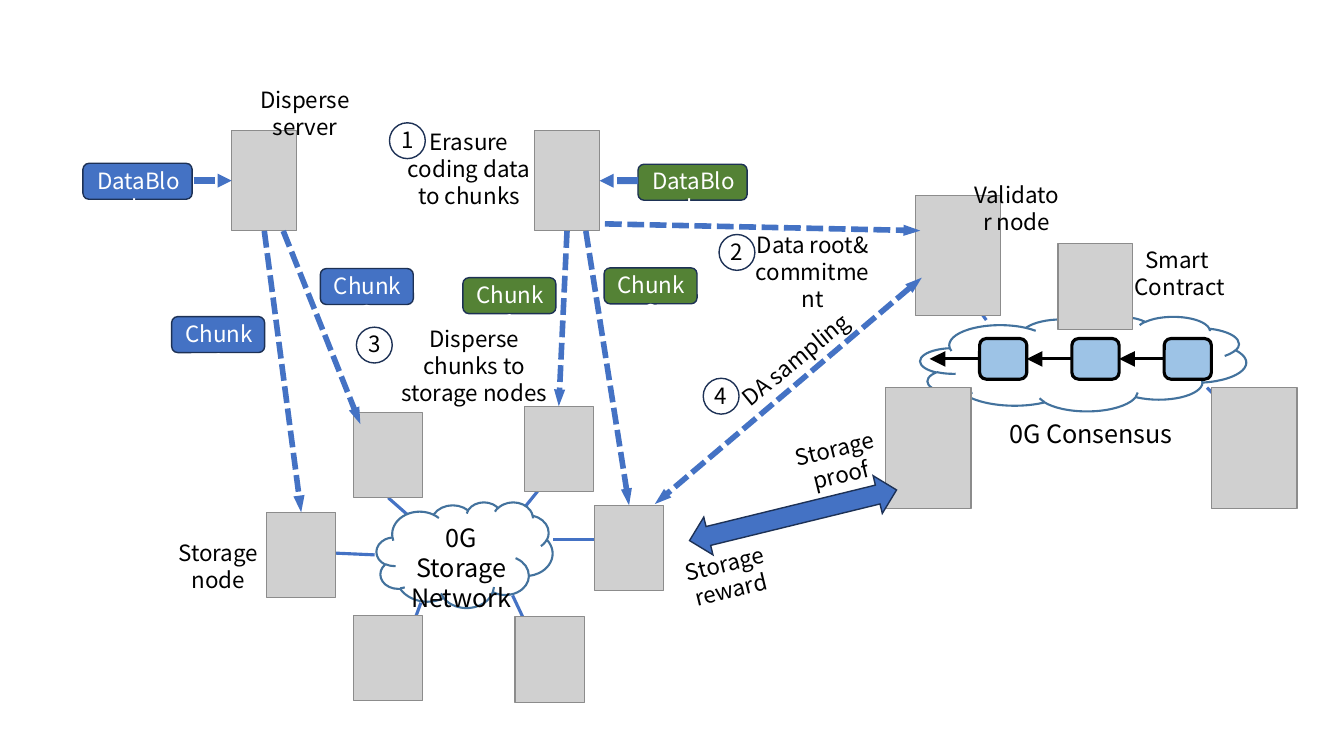
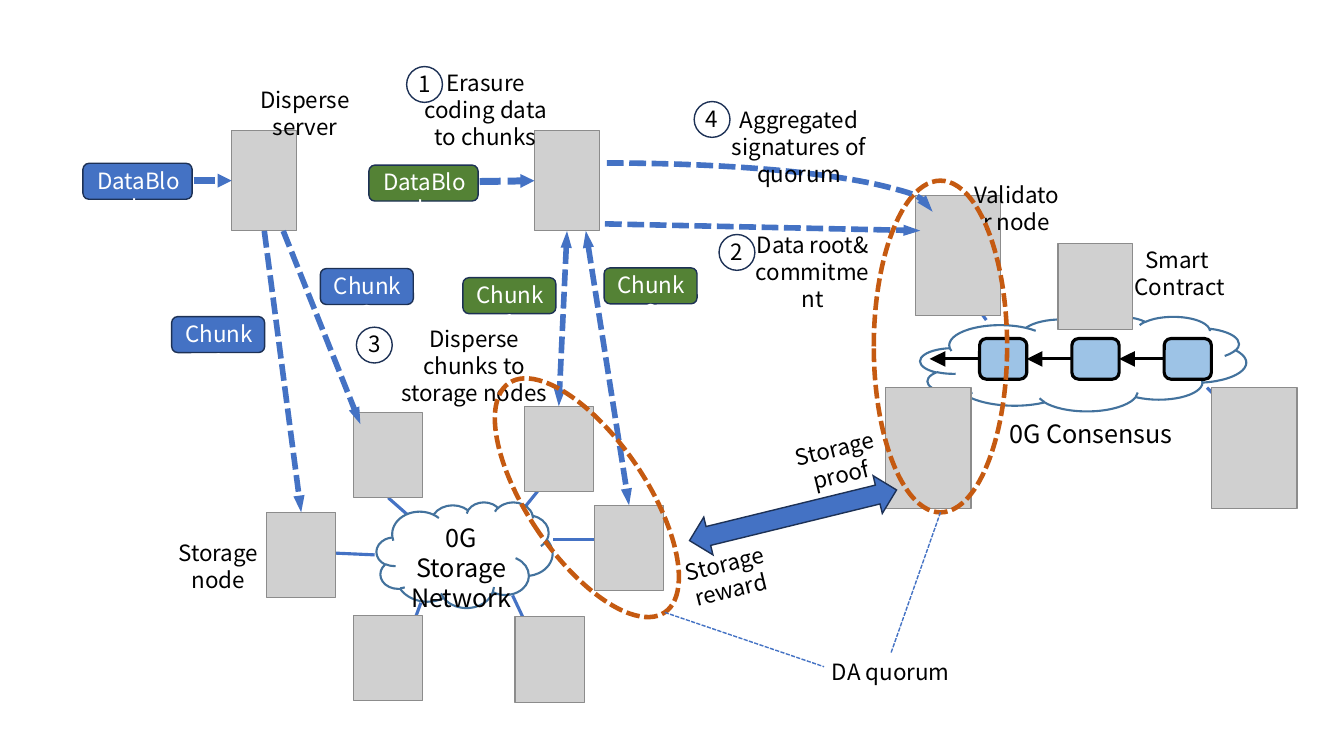
Before and after one commit to serbebra/whitepaper, a slide deck: slide 1 of figure/0gda.pptx. Drawn at 1344x756 pixels with LibreOffice and Linux fonts; fonts in the diff are those of the drawing; grey boxes stand for pictures. Boxes give left, top, right and bottom in pixels: in the first picture for what was removed or moved away, otherwise in the second. Text is boxed around its words. In the diff, an @@ line names an element or a change of style, - is before the commit and + after.

Commit message:
adjust system section for DA quorum

```diff
--- a/figure/0gda.pptx
+++ b/figure/0gda.pptx
@@ text "1": place and size @@
-text "1" at (401, 131, 413, 148)
+text "1" at (418, 75, 430, 92)
@@ ellipse: place and size @@
-ellipse at (389, 123, 425, 159)
+ellipse at (406, 67, 443, 103)
@@ text "Erasure coding data to chunks" rewrapped from (408, 133, 531, 205) to (425, 74, 547, 150) @@
@@ text "4": place and size @@
-text "4" at (715, 387, 727, 404)
+text "4" at (706, 110, 718, 127)
@@ ellipse: place and size @@
-ellipse at (704, 378, 740, 414)
+ellipse at (695, 102, 731, 138)
@@ text added at (732, 110, 866, 187), 16 pt, text #000000 @@
+Aggregated signatures of quorum
@@ arc (boxed as its full ellipse) added at (281, 163, 933, 261), outline #4472C4 4 pt dashed @@
@@ text "DataBlob": place and size @@
-text "DataBlob" at (638, 162, 749, 200)
+text "DataBlob" at (369, 163, 480, 201)
@@ rounded rectangle: place and size @@
-rounded rectangle at (638, 164, 747, 201)
+rounded rectangle at (369, 165, 478, 202)
@@ arrow moved from (638, 180) - (600, 180) to (480, 181) - (534, 180) @@
@@ ellipse added at (874, 180, 1007, 512), outline #C55A11 3.25 pt dashed @@
@@ arrow (568, 231) - (559, 406): arrow to double arrow @@
@@ arrow (586, 231) - (629, 505): arrow to double arrow @@
@@ double arrow removed from (922, 278) to (655, 504) @@
@@ ellipse added at (461, 350, 714, 645), outline #C55A11 3.25 pt dashed @@
@@ text removed at (751, 376, 773, 413) @@
-DA sampling
@@ line added from (941, 512) to (891, 654), #4472C4 1 pt dashed @@
@@ line added from (665, 613) to (825, 666), #4472C4 1 pt dashed @@
@@ text added at (832, 663, 950, 685), 16 pt, text #000000 @@
+DA quorum
```
Also in this commit, not shown: 2 other files.
